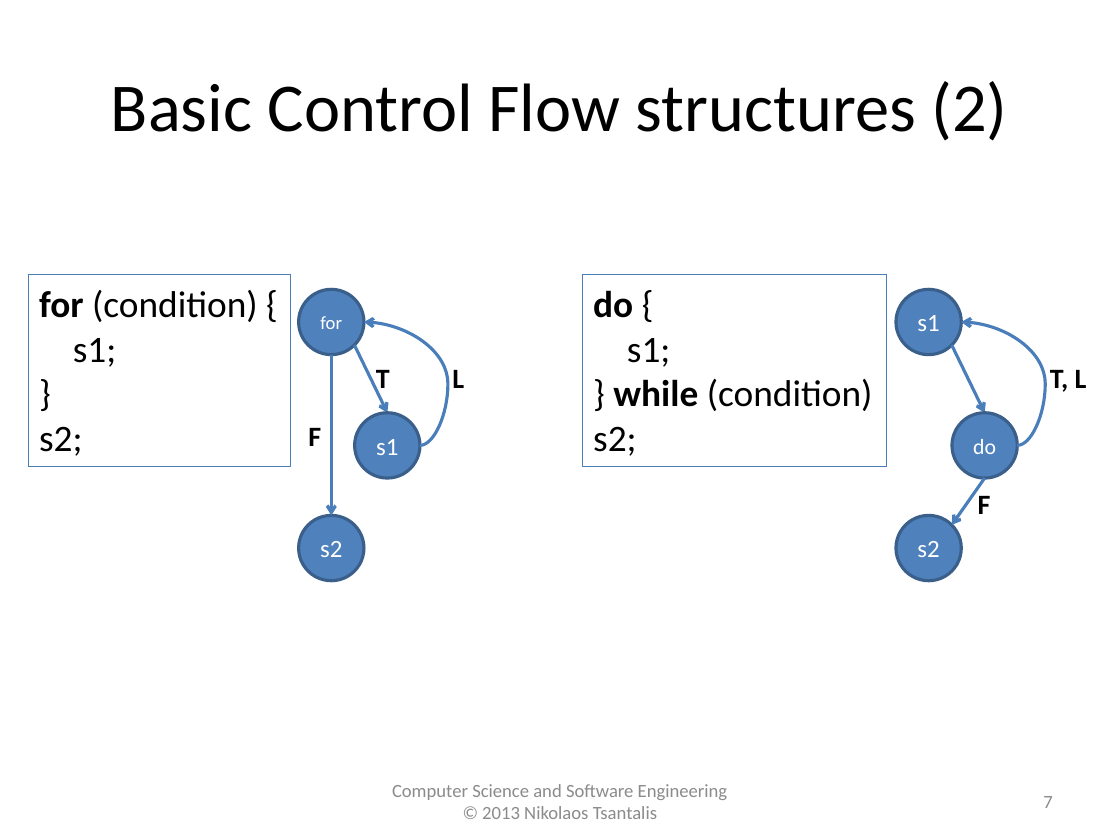
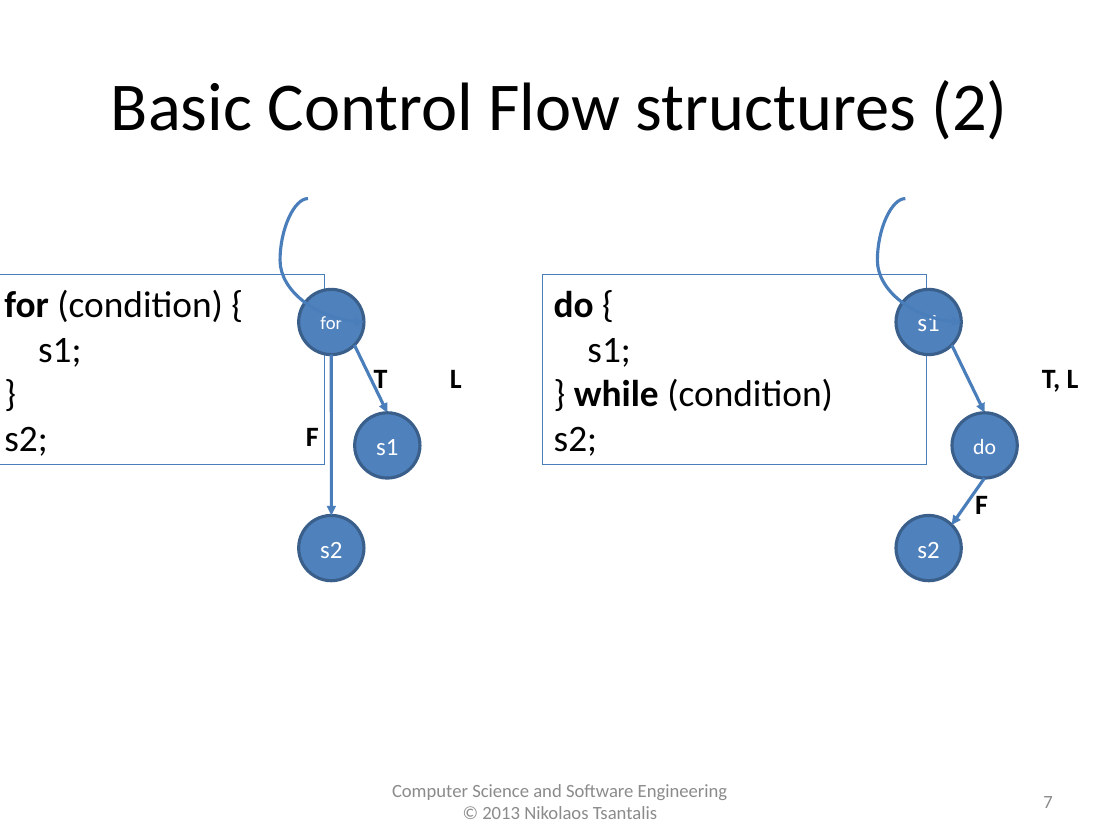
Before and after one commit to tajmilur-rahman/SOEN6611, a slide deck: slide 7 of lectures/lec2/McCabe_Complexity.pptx. Drawn at 1120x840 pixels with LibreOffice and Linux fonts; fonts in the diff are those of the drawing. Boxes give left, top, right and bottom in pixels: in the first picture for what was removed or moved away, otherwise in the second. Text is boxed around its words. In the diff, an @@ line names an element or a change of style, - is before the commit and + after.

```diff
--- a/lectures/lec2/McCabe_Complexity.pptx
+++ b/lectures/lec2/McCabe_Complexity.pptx
@@ curved arrow added from (308, 198) to (364, 321), #4A7EBB 2.01 pt @@
@@ curved arrow added from (905, 198) to (961, 321), #4A7EBB 2.01 pt @@
@@ rectangle "for (condition) {": place and size @@
-rectangle "for (condition) {" at (28, 274, 290, 467)
+rectangle "for (condition) {" at (0, 274, 325, 465)
@@ rectangle "for (condition) {" at (0, 274, 325, 465): outline #4B7EBC 0.75 pt to #4A7EBB 0.75 pt @@
@@ rectangle "do {" at (542, 274, 925, 465): outline #4B7EBC 0.75 pt to #4A7EBB 0.75 pt @@
@@ rectangle "do {": place and size @@
-rectangle "do {" at (582, 274, 887, 467)
+rectangle "do {" at (542, 274, 925, 465)
@@ curved arrow removed from (420, 446) to (364, 323) @@
@@ curved arrow removed from (1017, 446) to (961, 323) @@
@@ arrow (354, 345) - (388, 412): stroke #4B7EBC 2 pt to #4A7EBB 2.01 pt; arrowheads changed @@
@@ text "T, L": place and size @@
-text "T, L" at (1050, 370, 1087, 392)
+text "T, L" at (1042, 370, 1079, 392)
@@ outline #3A5F8C 2 pt to #3A5F8B 2.01 pt in 4 elements at (299, 289, 364, 354), (355, 413, 420, 478), (896, 289, 961, 354), (952, 413, 1017, 478) @@
@@ arrow (984, 478) - (952, 525): stroke #4B7EBC 2 pt to #4A7EBB 2.01 pt; arrowheads changed @@
@@ text "F" rewrapped from (978, 496, 991, 514) to (975, 491, 988, 514) @@
@@ text "Computer Science and Software Engineering" at (392, 784, 728, 819): text colour #8C8C8C to #8B8B8B @@
```
Also in this commit, not shown: 14 other slides changed, 3 other files.
